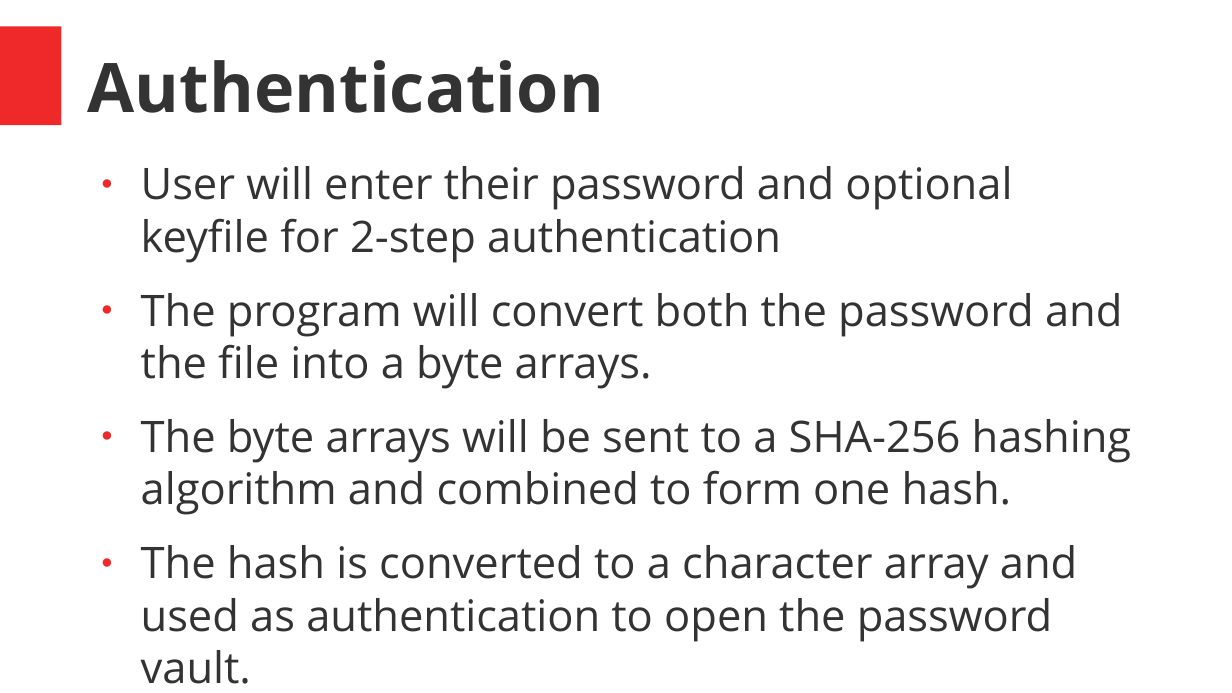
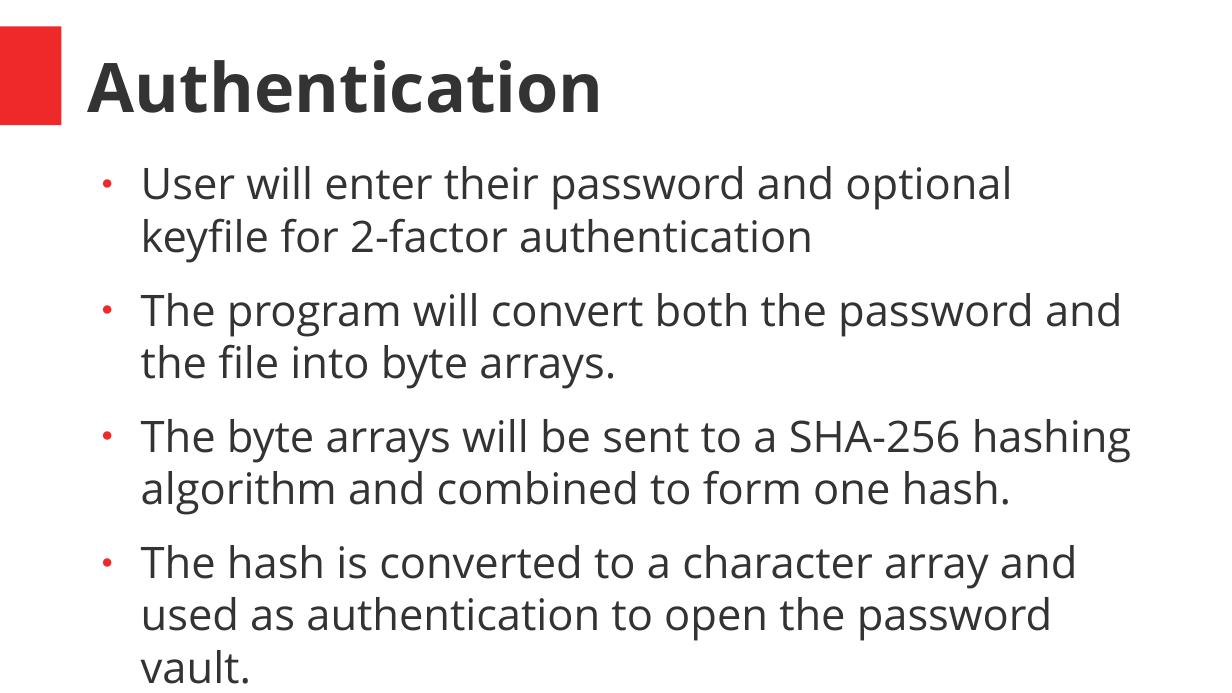
Before and after one commit to C5T2B7U/Project1, a slide deck: slide 6 of Cybersecurity_presentation.pptx. Drawn at 1232x693 pixels with LibreOffice and Linux fonts; fonts in the diff are those of the drawing. Boxes give left, top, right and bottom in pixels: in the first picture for what was removed or moved away, otherwise in the second. Text is boxed around its words. In the diff, an @@ line names an element or a change of style, - is before the commit and + after.

```diff
--- a/Cybersecurity_presentation.pptx
+++ b/Cybersecurity_presentation.pptx
@@ text at bbox=[141, 166, 1122, 389]: text changed @@
-● User will enter their password and optional keyfile for 2-step authentication
-● The program will convert both the password and the file into a byte arrays.
+● User will enter their password and optional keyfile for 2-factor authentication
+● The program will convert both the password and the file into byte arrays.
```
Also in this commit, not shown: 3 other slides changed.
